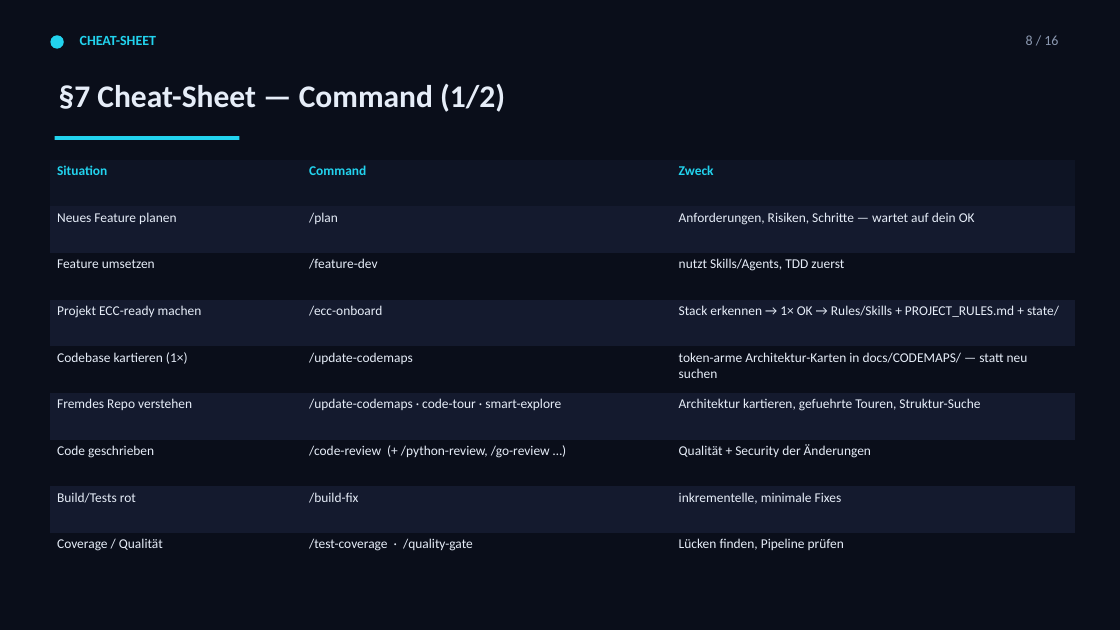
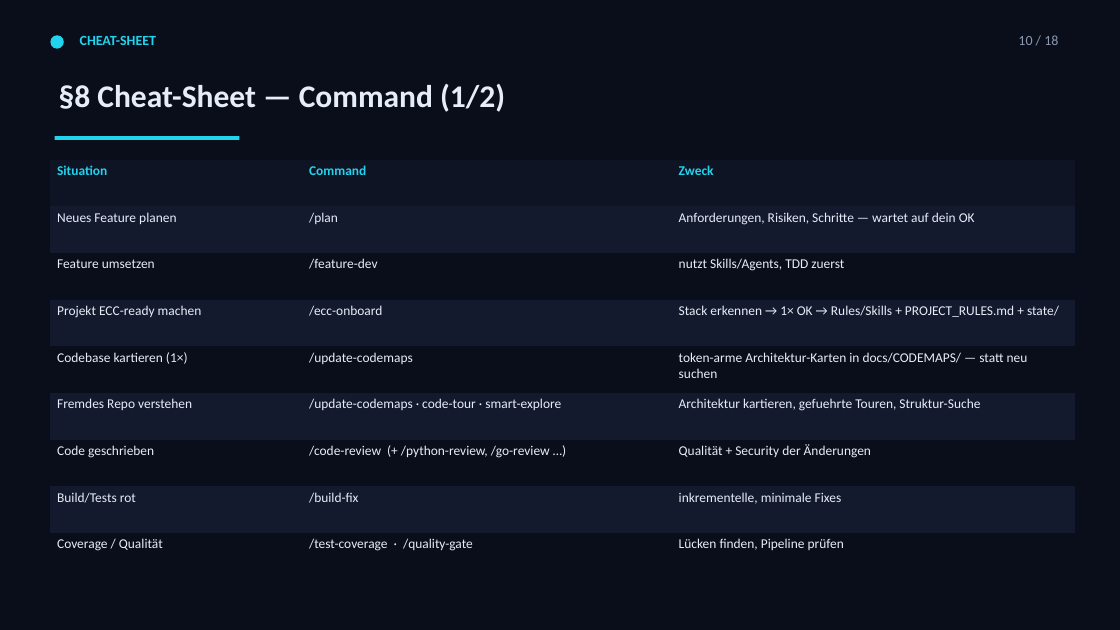
Before and after one commit to Paulee8155/Claude-Code-BestPractice, a slide deck: slide 11 of docs/ECC-Harness-Guide.de.pptx (slide 9 before the commit). Drawn at 1120x630 pixels with LibreOffice and Linux fonts; fonts in the diff are those of the drawing. Boxes give left, top, right and bottom in pixels: in the first picture for what was removed or moved away, otherwise in the second. Text is boxed around its words. In the diff, an @@ line names an element or a change of style, - is before the commit and + after.

```diff
--- a/docs/ECC-Harness-Guide.de.pptx
+++ b/docs/ECC-Harness-Guide.de.pptx
@@ text at box(1018, 35, 1058, 45): text changed @@
-8 / 16
+10 / 18
@@ text at box(59, 84, 505, 112): text changed @@
-§7 Cheat-Sheet — Command (1/2)
+§8 Cheat-Sheet — Command (1/2)
```
Also in this commit, not shown: 15 other slides changed, 2 slides added, 2 other files.
